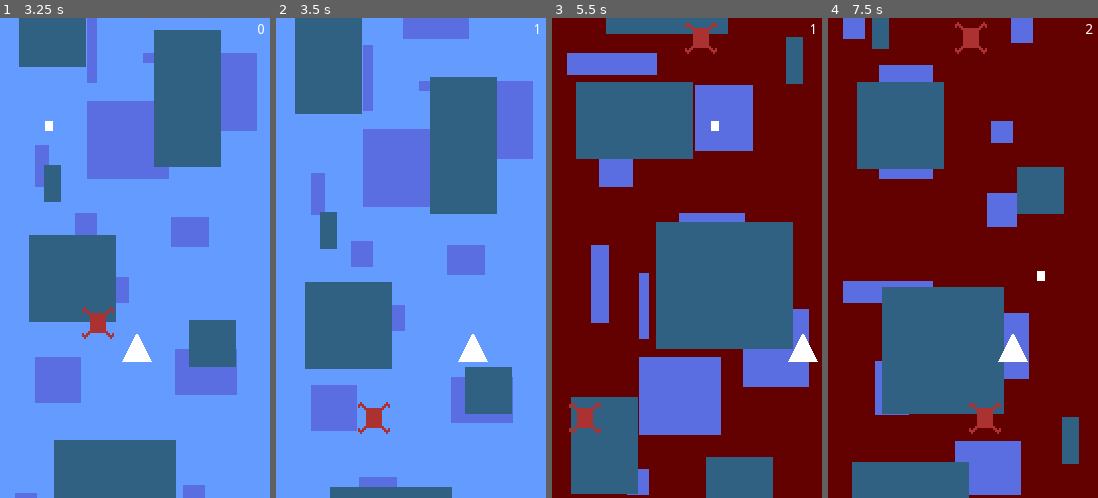
Above: before the commit, frames 1-4 (left to right).
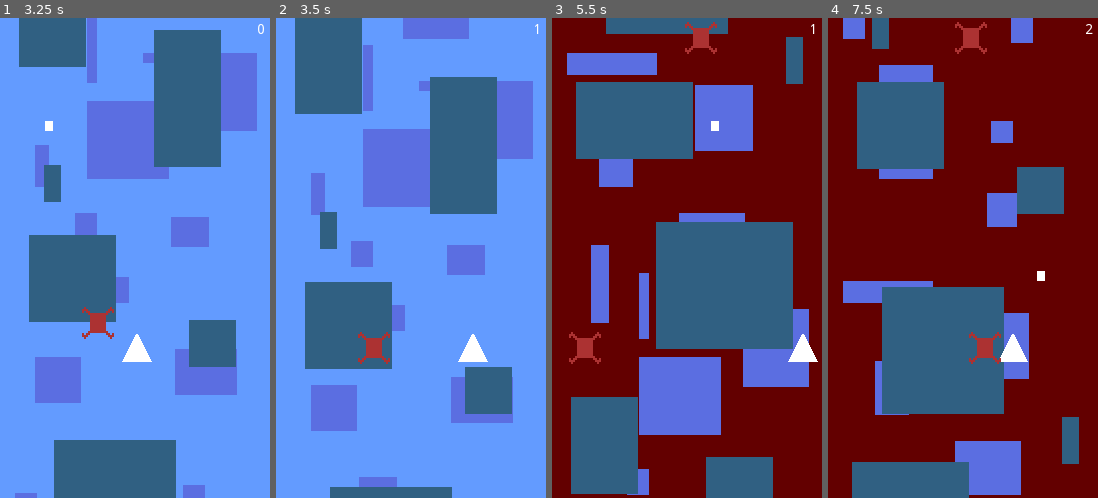
Above: after the commit, the same moments.

Repository: elektito/reverse-streak
Game: Godot game, scene res://Game.tscn
Same seed, same stepped clock (60 frames per second), same inputs: the game is played once before the commit and once after it.
Inputs:
- Up to frame 1 (3.25 s): hold Right (right) 0.53-1.28 s; tap Space (shoot) every 0.75 s from 0.6 to 2.85 s; hold Left (left) 1.28-2.03 s; hold Right (right) from 2.03 s (still down)
- Up to frame 2 (3.5 s): keep holding Right (right)
- Up to frame 3 (5.5 s): release Right (right) at 3.53 s; hold Left (left) from 3.53 s (still down); tap Space (shoot) at 3.6, 4.35, 5.1 s
- Up to frame 4 (7.5 s): release Left (left) at 5.78 s; hold Right (right) from 5.78 s (still down); tap Space (shoot) at 5.85, 6.6, 7.35 s

Frame 1 is identical in both runs. In frame 2, 0.7% of the frame differs, in the area x 30-43%, y 65-87%; in frame 3, 0.7%; in frame 4, 0.7%.

Commit message:
Have enemies stop when reaching the ship

Diff:
--- a/Enemy.gd
+++ b/Enemy.gd
@@ -1,9 +1,32 @@
 extends Area2D
 
 signal killed(enemy)
+
+var ship
+
+var keep_y = false
 
 func _on_Enemy_area_entered(area):
 	if area.is_in_group("bullets"):
 		emit_signal("killed", self)
 
+	die()
+
+
+func _physics_process(delta):
+	if ship and global_position.y >= ship.global_position.y and not keep_y:
+		$death_timer.start()
+		keep_y = true
+
+	if keep_y and ship:
+		global_position.y = ship.global_position.y
+
+	print(global_position.y, ' ', ship.global_position.y)
+
+
+func _on_death_timer_timeout():
+	die()
+
+
+func die():
 	queue_free()
--- a/Enemy.tscn
+++ b/Enemy.tscn
@@ -17,4 +17,8 @@
 [node name="shape" type="CollisionShape2D" parent="."]
 shape = SubResource( 1 )
 
+[node name="death_timer" type="Timer" parent="."]
+one_shot = true
+
 [connection signal="area_entered" from="." to="." method="_on_Enemy_area_entered"]
+[connection signal="timeout" from="death_timer" to="." method="_on_death_timer_timeout"]
--- a/Game.gd
+++ b/Game.gd
@@ -48,6 +48,7 @@
 	var enemy = preload("res://Enemy.tscn").instance()
 	enemy.position.x = rand_range(32, rect_size.x - 32)
 	enemy.position.y = $camera.position.y - 100
+	enemy.ship = ship
 	enemy.connect("killed", self, "_on_enemy_killed")
 	add_child(enemy)
 
